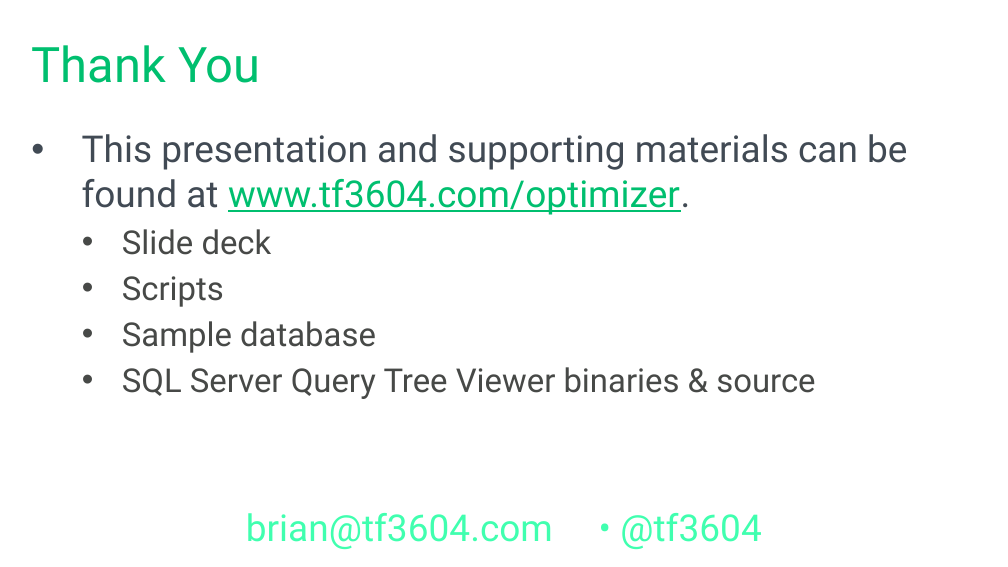
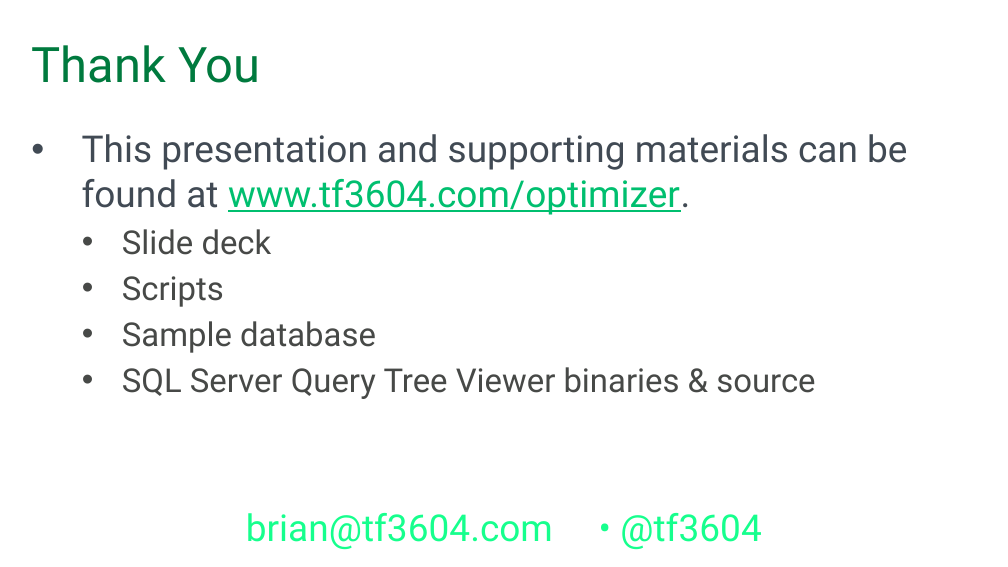
Before and after one commit to tf3604/OptimizerPresentation, a slide deck: slide 65 of Optimizer.pptx (slide 64 before the commit). Drawn at 1008x567 pixels with LibreOffice and Linux fonts; fonts in the diff are those of the drawing; background and template pictures are left out. Boxes give left, top, right and bottom in pixels: in the first picture for what was removed or moved away, otherwise in the second. Text is boxed around its words. In the diff, an @@ line names an element or a change of style, - is before the commit and + after.

```diff
--- a/Optimizer.pptx
+++ b/Optimizer.pptx
@@ title "Thank You" at box(32, 45, 261, 83): text colour #00BF6F to #007A3E @@
@@ text at box(246, 513, 761, 550): text colour #40FFAF to #16FF8D in "brian@tf3604.com • @tf3604" @@
```
Also in this commit, not shown: 62 other slides changed, 1 slide added.
